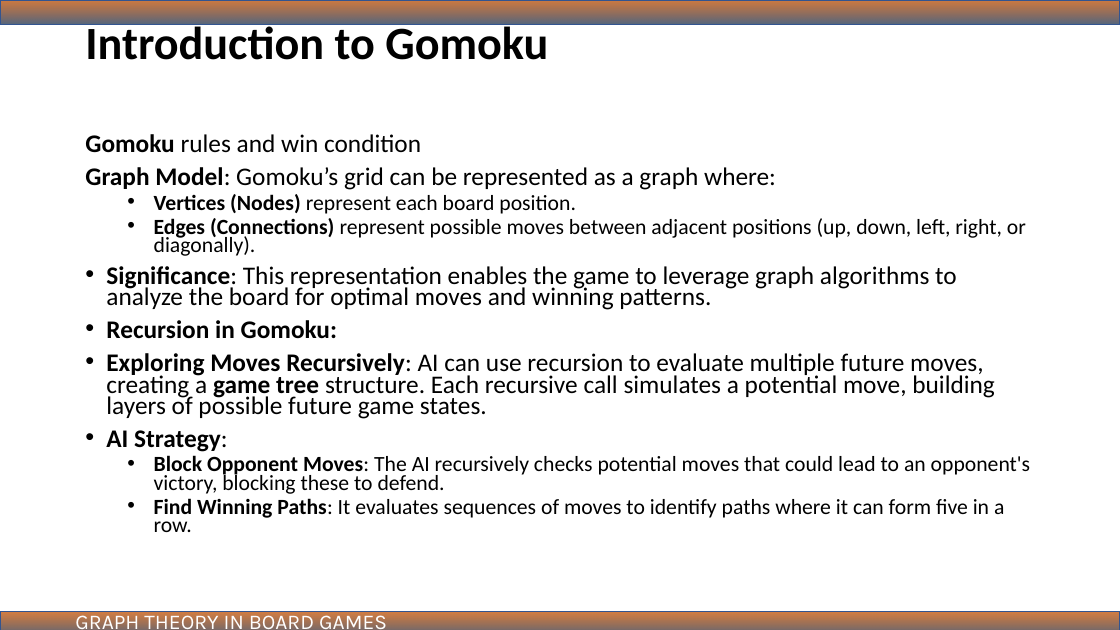
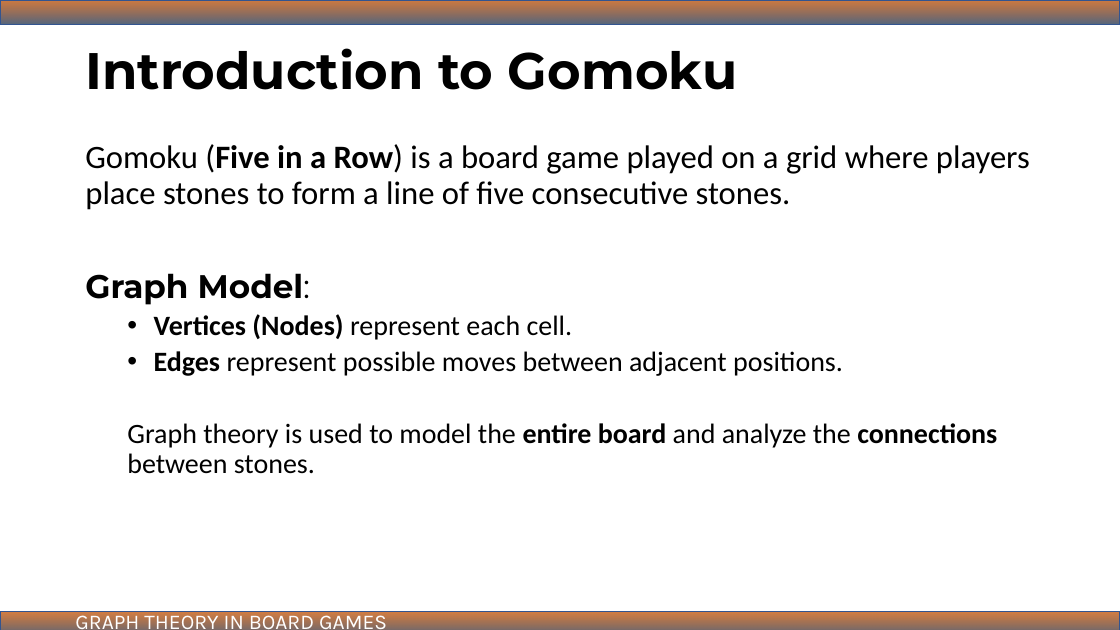
Before and after one commit to ibmbt/group5_graphtheory, a slide deck: slide 10 of group5_graphtheory.pptx (slide 29 before the commit). Drawn at 1120x630 pixels with LibreOffice and Linux fonts; fonts in the diff are those of the drawing. Boxes give left, top, right and bottom in pixels: in the first picture for what was removed or moved away, otherwise in the second. Text is boxed around its words. In the diff, an @@ line names an element or a change of style, - is before the commit and + after.

```diff
--- a/group5_graphtheory.pptx
+++ b/group5_graphtheory.pptx
@@ title "Introduction to Gomoku" at (85, 48, 738, 90): size 39.6 to 44 pt, font Calibri to Montserrat @@
@@ text at (85, 144, 1030, 474): text changed; size 21.7 to 24 pt @@
-Gomoku rules and win condition
-Graph Model: Gomoku’s grid can be represented as a graph where:
-  • Vertices (Nodes) represent each board position.
-  • Edges (Connections) represent possible moves between adjacent positions (up, down, left, right, or diagonally).
-• Significance: This representation enables the game to leverage graph algorithms to analyze the board for optimal moves and winning patterns.
-• Recursion in Gomoku:
-• Exploring Moves Recursively: AI can use recursion to evaluate multiple future moves, creating a game tree structure. Each recursive call simulates a potential move, building layers of possible future game states.
-• AI Strategy:
-  • Block Opponent Moves: The AI recursively checks potential moves that could lead to an opponent's victory, blocking these to defend.
-  • Find Winning Paths: It evaluates sequences of moves to identify paths where it can form five in a row.
+Gomoku (Five in a Row) is a board game played on a grid where players place stones to form a line of five consecutive stones.
+Graph Model:
+  • Vertices (Nodes) represent each cell.
+  • Edges represent possible moves between adjacent positions.
+  Graph theory is used to model the entire board and analyze the connections between stones.
```
Also in this commit, not shown: 14 other slides changed, 7 slides added, 17 slides removed, 3 other files.
